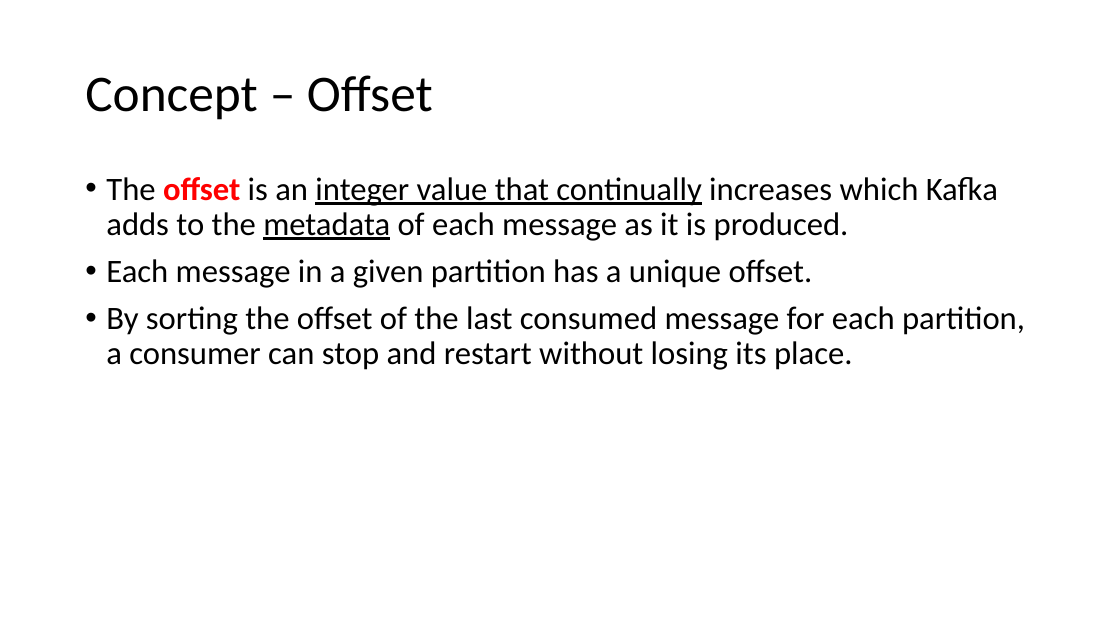
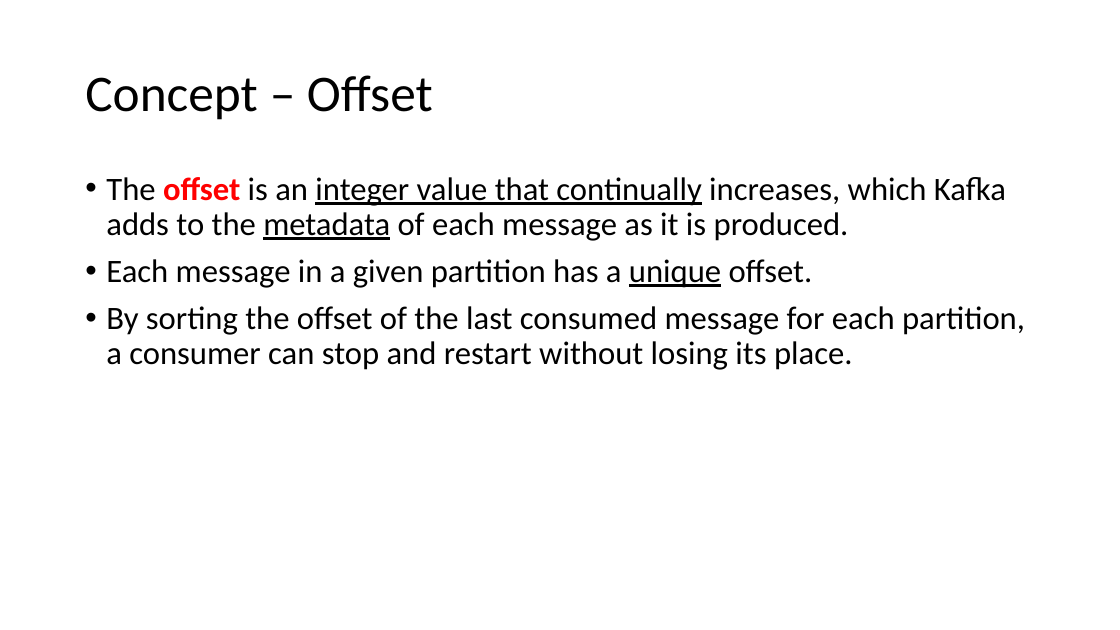
Before and after one commit to nobody-hub/friday-learn, a slide deck: slide 11 of docs/kafka/Kafka_The_Definitive_Guide/Chapter_1_Meet_Kafka.pptx (slide 10 before the commit). Drawn at 1120x630 pixels with LibreOffice and Linux fonts; fonts in the diff are those of the drawing. Boxes give left, top, right and bottom in pixels: in the first picture for what was removed or moved away, otherwise in the second. Text is boxed around its words. In the diff, an @@ line names an element or a change of style, - is before the commit and + after.

```diff
--- a/docs/kafka/Kafka_The_Definitive_Guide/Chapter_1_Meet_Kafka.pptx
+++ b/docs/kafka/Kafka_The_Definitive_Guide/Chapter_1_Meet_Kafka.pptx
@@ text at bbox=[106, 177, 1006, 241]: text changed @@
-• The offset is an integer value that continually increases which Kafka adds to the metadata of each message as it is produced.
+• The offset is an integer value that continually increases, which Kafka adds to the metadata of each message as it is produced.
@@ text at bbox=[106, 259, 813, 288]: underline on in "unique" @@
```
Also in this commit, not shown: 3 other slides changed, 2 slides added.
